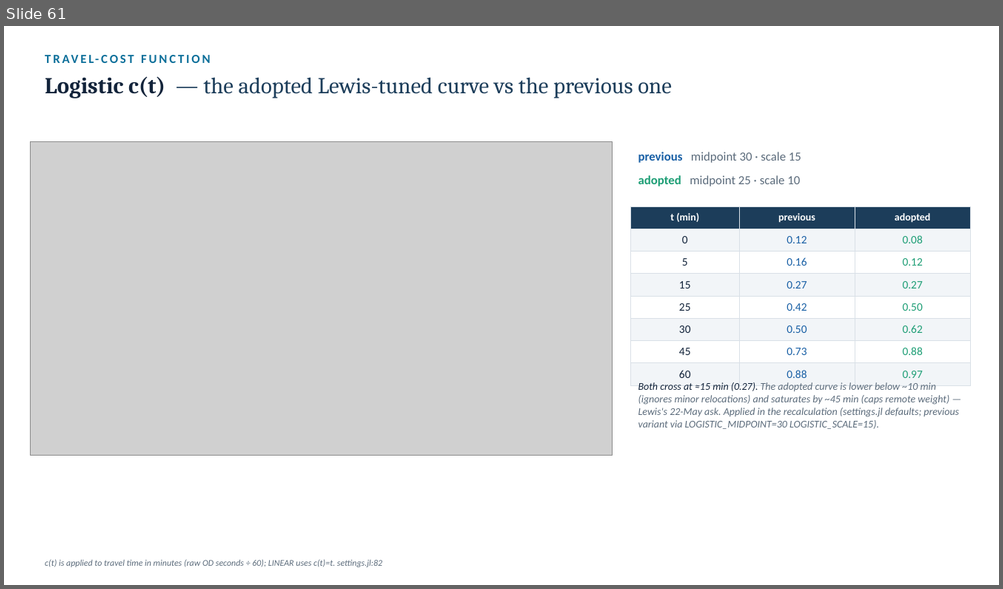
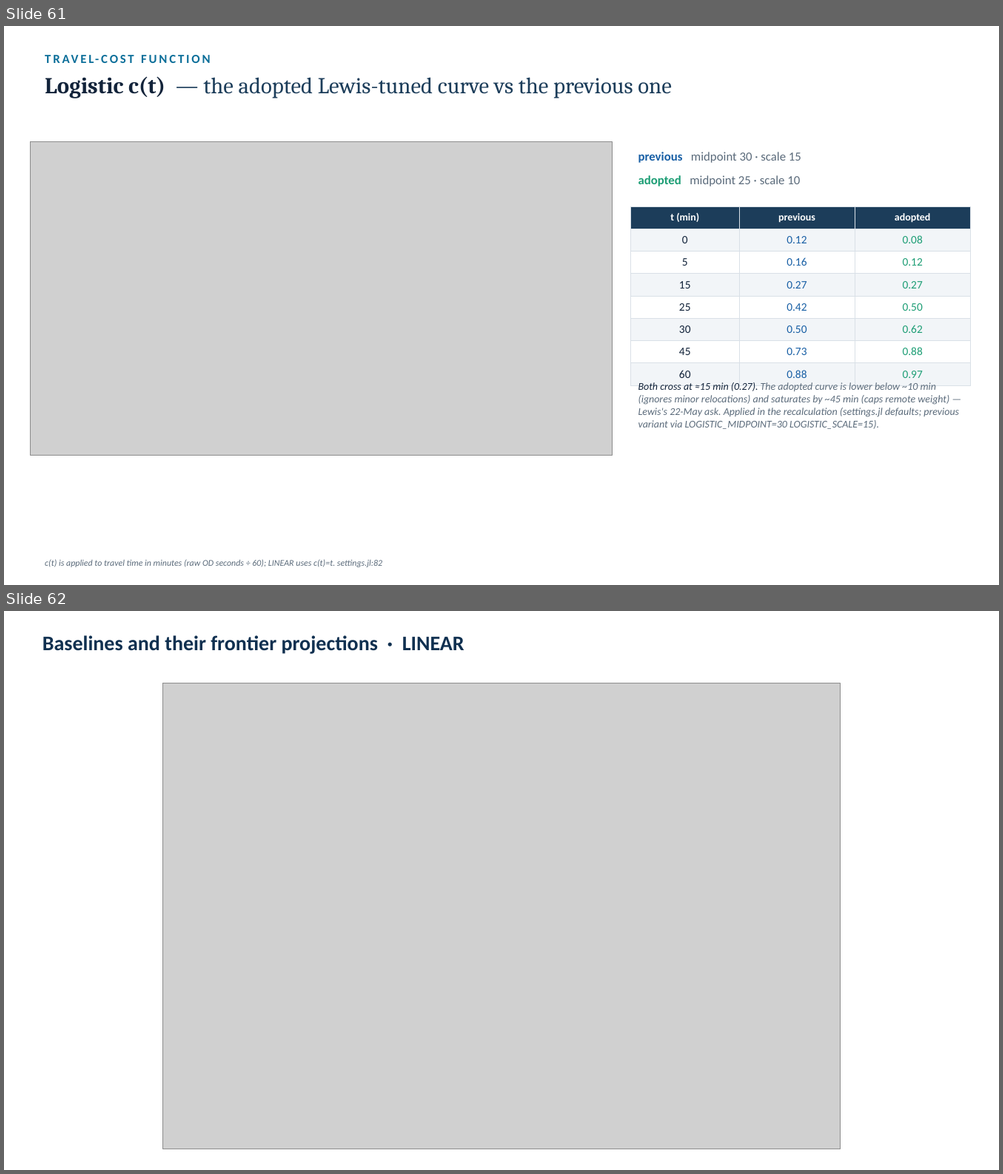
Before and after one commit to ObjectVision/NetworkModel_EU, a slide deck: doc/lambda_sweep5.pptx. Shown one above the other, each under a label of ours: slide 61 before the commit, slides 61 and 62 after it. The pictures are 1003x589 and 1003x1174 pixels, drawn with LibreOffice and Linux fonts; fonts in the diff are those of the drawing; grey boxes stand for pictures. Boxes give left, top, right and bottom in pixels: in the first picture for what was removed or moved away, otherwise in the second. Text is boxed around its words. In the diff, an @@ line names an element or a change of style, - is before the commit and + after.

```diff
--- a/doc/lambda_sweep5.pptx
+++ b/doc/lambda_sweep5.pptx
@@ slide 62 added at (4,611,999,1170), background #FFFFFF @@
@@ text added at (42,635,464,654), 20 pt, text #103050, bold @@
+Baselines and their frontier projections · LINEAR
@@ picture added at (163,684,839,1150) @@
```
Also in this commit, not shown: 5 other slides added.
